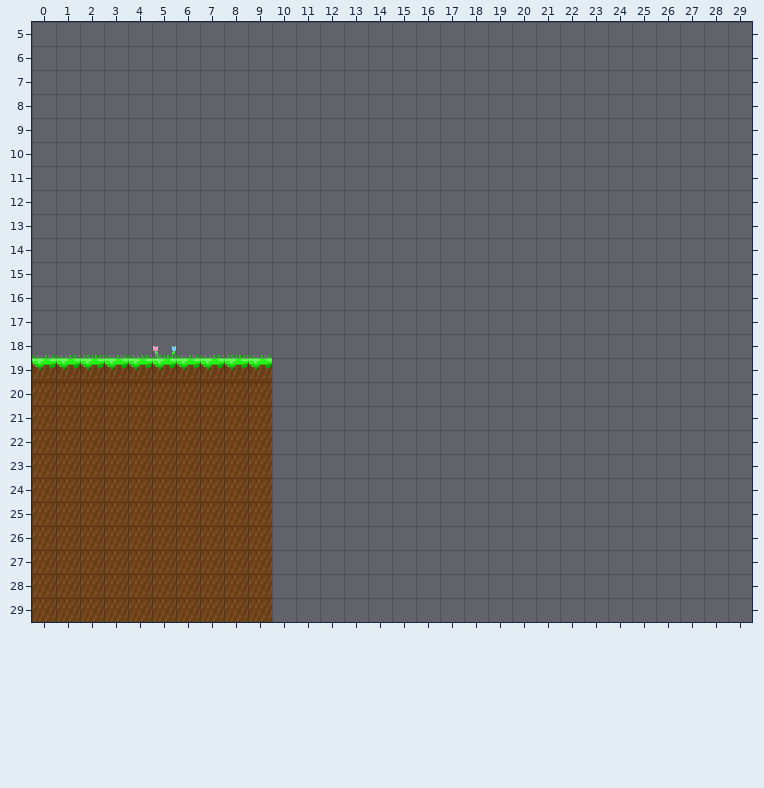
An edit to a level. Tiled map, assets/maps/easy/true_friends.tmx. This is how it looked before the edit.
Cells are 16x16 px. Shown: x 0..29, y 5..29. The old version is drawn lined up with the new one.
After the commit:
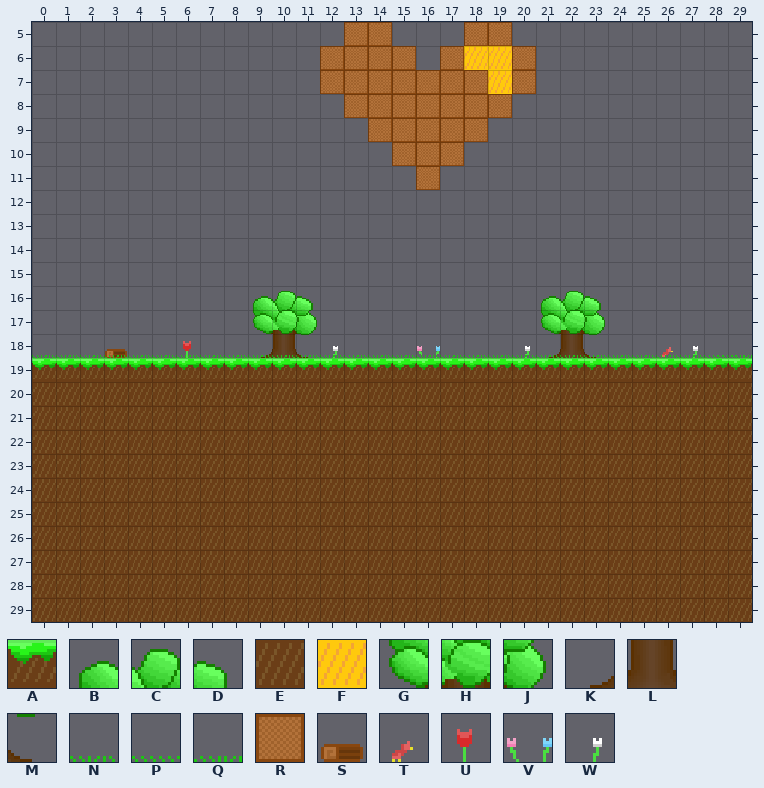
Key: from "world": A 1, B 9, C 10, D 11, E 17, F 20, G 25, H 26, J 27, K 41, L 42, M 43, N 51, P 52, Q 53, R 71, S 81, T 82, U 83, V 100, W 101.
_ is an empty cell.
Tiles replaced or removed in this view: P, Q, V.
Change:
Changed rows in their new state; . is an unchanged cell.
map size 10x30 -> 30x30 cells
Layer "back":
first column x 3:
16 ......BCD.........BCD....
17 ......GHJ.........GHJ....
18 S._U..KLMW...V...WKLM..TW
Layer "dirt":
first column x 12:
 5 .RR...RR.
 6 RRRR.RFFR
 7 RRRRRRRFR
 8 .RRRRRRR.
 9 ..RRRRR..
10 ...RRR...
11 ....R....
first column x 10:
19 AAAAAAAAAAAAAAAAAAAA
20 EEEEEEEEEEEEEEEEEEEE
21 EEEEEEEEEEEEEEEEEEEE
22 EEEEEEEEEEEEEEEEEEEE
23 EEEEEEEEEEEEEEEEEEEE
24 EEEEEEEEEEEEEEEEEEEE
25 EEEEEEEEEEEEEEEEEEEE
26 EEEEEEEEEEEEEEEEEEEE
27 EEEEEEEEEEEEEEEEEEEE
28 EEEEEEEEEEEEEEEEEEEE
29 EEEEEEEEEEEEEEEEEEEE
Layer "grass":
first column x 1:
18 NN.NN.NN.NNNNNNNNNNNNNNNNNNPQ
Boxes around the changes in both pictures, in picture pixels (x1, y1, x2, y2):
added: (320, 22, 536, 190)
changed: (65, 291, 752, 622)
